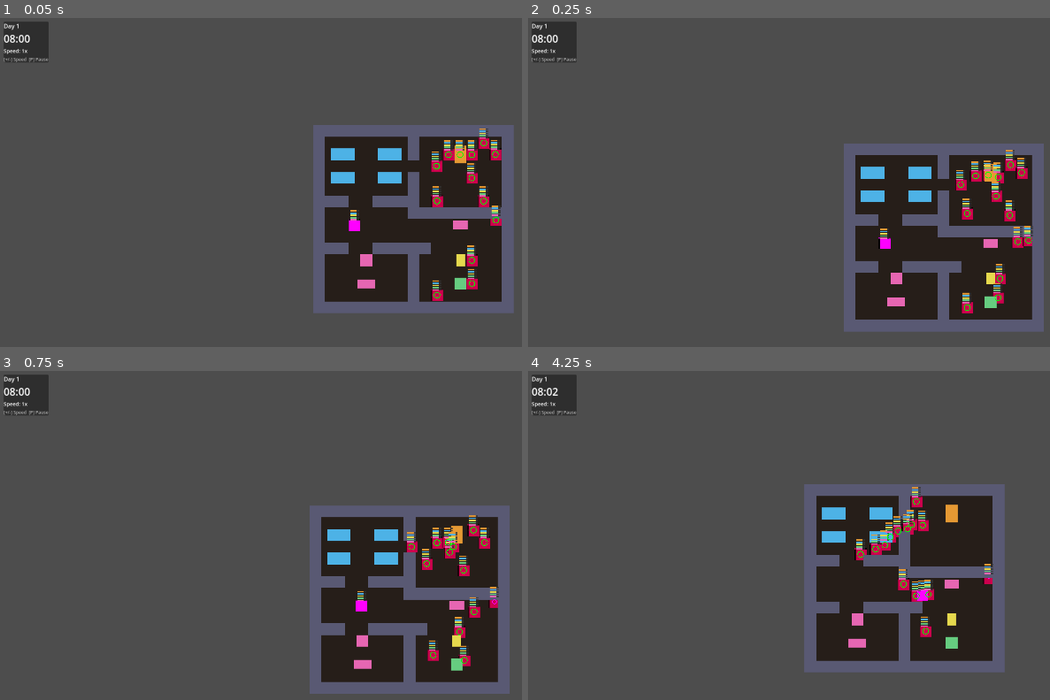
Above: before the commit, frames 1-4 (two rows, left to right).
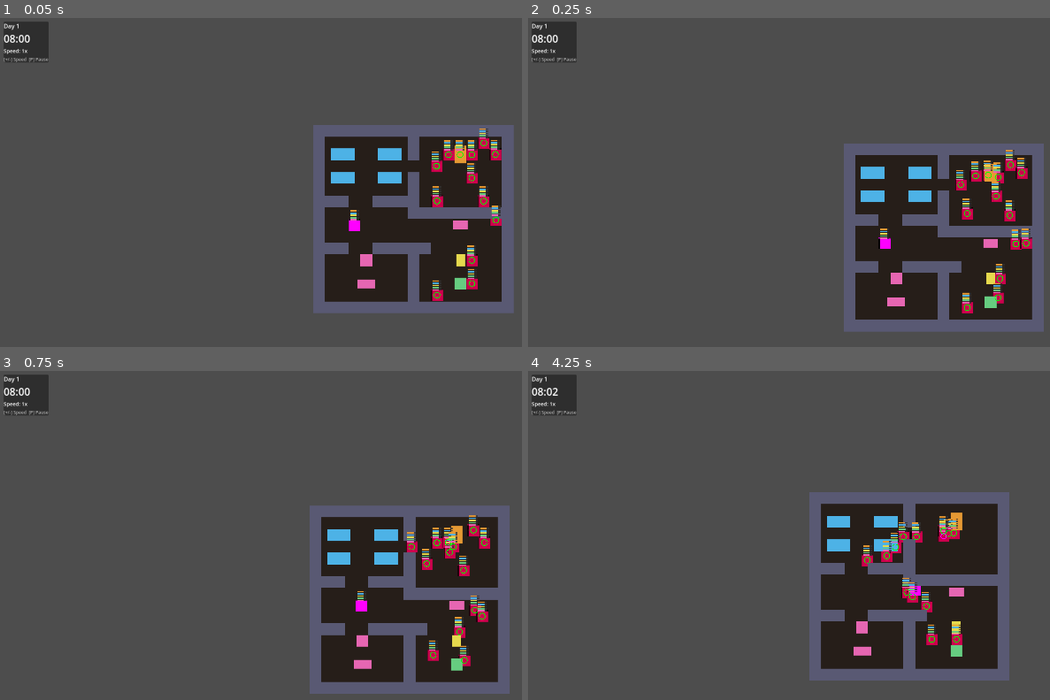
Above: after the commit, the same moments.

Repository: NikkiKoole/simgodot
Game: Godot game, scene res://scenes/main.tscn
Same seed, same stepped clock (60 frames per second), same inputs: the game is played once before the commit and once after it.
Inputs:
- Up to frame 1 (0.05 s): no input
- Up to frame 2 (0.25 s): no input
- Up to frame 3 (0.75 s): tap Enter at 0.5 s; hold D (move_right) from 0.53 s (still down); tap E (interact) at 0.6 s
- Up to frame 4 (4.25 s): release D (move_right) at 1.28 s; hold S (move_down) 1.28-2.03 s; tap P at 1.35, 2.85 s; hold D (move_right) 2.03-2.78 s; tap E (interact) at 2.1, 3.6 s; hold W (move_up) 2.78-3.53 s; hold A (move_left) from 3.53 s (still down)

Frame 1 is identical in both runs. In frame 2, 0.2% of the frame differs, in the area x 92-97%, y 63-71%; in frame 3, 0.3%; in frame 4, 11%, in the area x 52-93%, y 34-95%.

Commit message:
teleporter

Diff:
--- a/scripts/npc.gd
+++ b/scripts/npc.gd
@@ -116,6 +116,9 @@
 		velocity = push_velocity
 		move_and_slide()
 		push_velocity = push_velocity.move_toward(Vector2.ZERO, 200.0 * delta)
+
+	# Keep NPC within valid bounds (prevent clipping through walls)
+	_clamp_to_valid_position()
 
 	# Update motives using game time
 	motives.update(game_delta)
@@ -498,6 +501,32 @@
 func receive_push(push: Vector2) -> void:
 	push_velocity = push
 
+# Clamp NPC position to valid walkable area
+func _clamp_to_valid_position() -> void:
+	if astar == null:
+		return
+
+	# Convert current position to grid coordinates
+	var grid_pos := Vector2i(
+		int(global_position.x / TILE_SIZE),
+		int(global_position.y / TILE_SIZE)
+	)
+
+	# Check if current grid cell is solid (wall)
+	if astar.is_point_solid(grid_pos):
+		# Find nearest walkable position
+		var nearest_dist := INF
+		var nearest_pos := global_position
+		for pos in walkable_positions:
+			var dist := global_position.distance_to(pos)
+			if dist < nearest_dist:
+				nearest_dist = dist
+				nearest_pos = pos
+
+		# Teleport to nearest valid position
+		global_position = nearest_pos
+		print("[NPC ", npc_id, "] Corrected position - was in wall!")
+
 # Update the collision shape radius
 func _update_collision_radius(new_radius: float) -> void:
 	current_collision_radius = clamp(new_radius, MIN_COLLISION_RADIUS, DEFAULT_COLLISION_RADIUS)
